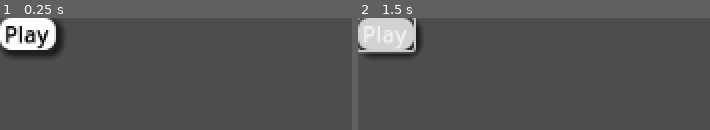
Above: before the commit, frames 1-2 (left to right).
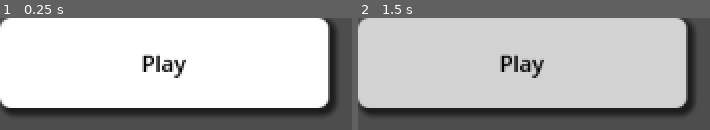
Above: after the commit, the same moments.

Repository: 0ygtgns/lutfenyard-medin
Game: Godot game, scene res://Scenes/menu.tscn
Same seed, same stepped clock (60 frames per second), same inputs: the game is played once before the commit and once after it.
Inputs:
- Up to frame 1 (0.25 s): no input
- Up to frame 2 (1.5 s): click "Play" at 0.5 s; click "Play" at 1.25 s

The runs differ from the first frame. In frame 1, 80% of the frame differs, in the area x 0-96%, y 0-88%; in frame 2, 78%.

Commit message:
button1_end

Diff:
--- a/Scenes/menu.tscn
+++ b/Scenes/menu.tscn
@@ -1,9 +1,20 @@
-[gd_scene load_steps=4 format=3 uid="uid://dpcqiiqvb0rq7"]
+[gd_scene load_steps=6 format=3 uid="uid://dpcqiiqvb0rq7"]
 
 [ext_resource type="Script" uid="uid://cielj8o5woeep" path="res://Scripts/menu.gd" id="1_1rerr"]
 
+[sub_resource type="StyleBoxEmpty" id="StyleBoxEmpty_1rerr"]
+
 [sub_resource type="StyleBoxFlat" id="StyleBoxFlat_1rerr"]
 bg_color = Color(0.821789, 0.821789, 0.821788, 1)
+corner_radius_top_left = 8
+corner_radius_top_right = 8
+corner_radius_bottom_right = 8
+corner_radius_bottom_left = 8
+shadow_size = 5
+shadow_offset = Vector2(3, 3)
+
+[sub_resource type="StyleBoxFlat" id="StyleBoxFlat_cayip"]
+bg_color = Color(0.501406, 0.501407, 0.501406, 1)
 corner_radius_top_left = 8
 corner_radius_top_right = 8
 corner_radius_bottom_right = 8
@@ -31,12 +42,20 @@
 
 [node name="VBoxContainer" type="VBoxContainer" parent="."]
 layout_mode = 0
-offset_right = 40.0
-offset_bottom = 40.0
+offset_right = 237.0
+offset_bottom = 65.0
 
 [node name="Play" type="Button" parent="VBoxContainer"]
 layout_mode = 2
+size_flags_vertical = 3
+theme_override_colors/font_hover_pressed_color = Color(0, 0, 0, 1)
+theme_override_colors/font_hover_color = Color(0, 0, 0, 1)
 theme_override_colors/font_color = Color(0, 0, 0, 1)
+theme_override_colors/font_focus_color = Color(0, 0, 0, 1)
+theme_override_colors/font_pressed_color = Color(0, 0, 0, 1)
+theme_override_styles/focus = SubResource("StyleBoxEmpty_1rerr")
+theme_override_styles/hover_pressed = SubResource("StyleBoxFlat_1rerr")
 theme_override_styles/hover = SubResource("StyleBoxFlat_1rerr")
+theme_override_styles/pressed = SubResource("StyleBoxFlat_cayip")
 theme_override_styles/normal = SubResource("StyleBoxFlat_xhh6f")
 text = "Play"
